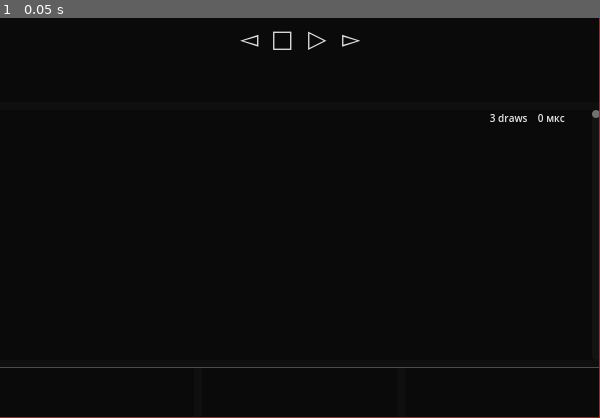
Above: before the commit, frame 1.
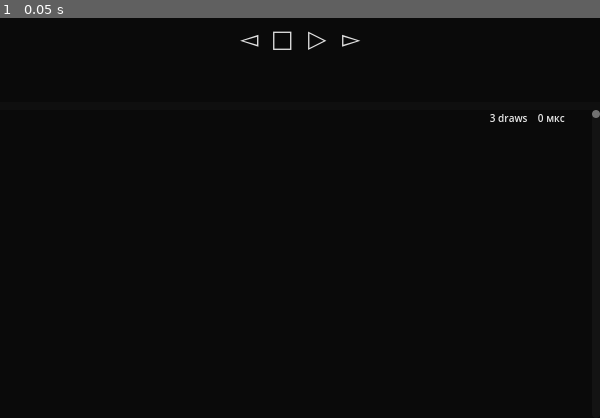
Above: after the commit, the same moment.

Repository: AncRad/tag-player-prototype
Game: Godot game, scene res://main.tscn
The game is run twice, just before and just after one commit, with the same random seed, the same clock (stepped at 60 frames per second) and the same inputs.
Inputs:
- Up to frame 1 (0.05 s): no input

The runs differ from the first frame. In frame 1, 0.7% of the frame differs, in the area x 0-100%, y 0-100%.

Commit message:
переход на 4.4.

Diff:
--- a/main.tscn
+++ b/main.tscn
@@ -1,12 +1,10 @@
-[gd_scene load_steps=10 format=3 uid="uid://cwjb1imduvk04"]
+[gd_scene load_steps=8 format=3 uid="uid://cwjb1imduvk04"]
 
-[ext_resource type="Script" path="res://core/player/player.gd" id="1_if8um"]
+[ext_resource type="Script" uid="uid://dc4pt45c60sys" path="res://core/player/player.gd" id="1_if8um"]
 [ext_resource type="Resource" uid="uid://bn1oi81qkphlm" path="res://core/playback.tres" id="2_nwl3h"]
 [ext_resource type="PackedScene" uid="uid://dbitt37u6u746" path="res://core/data_base_holder.tscn" id="3_plvy5"]
-[ext_resource type="Script" path="res://gui/panel_control/panel_control.gd" id="5_4umh2"]
 [ext_resource type="PackedScene" uid="uid://cp0o32wj18o0x" path="res://gui/player_panel/player_panel.tscn" id="5_nwobq"]
 [ext_resource type="PackedScene" uid="uid://mqs6rjv3osx0" path="res://gui/track_list/track_list.tscn" id="6_cwg7h"]
-[ext_resource type="StyleBox" uid="uid://cyvqocfgjh0ll" path="res://gui/background.stylebox" id="7_kni80"]
 
 [sub_resource type="GDScript" id="GDScript_pp3fc"]
 script/source = "extends Node
@@ -111,13 +109,6 @@
 [node name="VBoxContainer" type="VBoxContainer" parent="GUI"]
 layout_mode = 2
 theme_override_constants/separation = 8
-script = ExtResource("5_4umh2")
-
-[node name="TrackList2" parent="GUI/VBoxContainer" instance=ExtResource("6_cwg7h")]
-visible = false
-layout_mode = 2
-size_flags_vertical = 3
-size_flags_stretch_ratio = 99.5862
 
 [node name="PlayerPanel" parent="GUI/VBoxContainer" instance=ExtResource("5_nwobq")]
 layout_mode = 2
@@ -126,29 +117,4 @@
 [node name="TrackList" parent="GUI/VBoxContainer" instance=ExtResource("6_cwg7h")]
 layout_mode = 2
 size_flags_vertical = 3
-size_flags_stretch_ratio = 253.687
-
-[node name="HBoxContainer" type="HBoxContainer" parent="GUI/VBoxContainer"]
-layout_mode = 2
-size_flags_vertical = 3
-size_flags_stretch_ratio = 50.3125
-theme_override_constants/separation = 8
-script = ExtResource("5_4umh2")
-
-[node name="Control" type="Panel" parent="GUI/VBoxContainer/HBoxContainer"]
-layout_mode = 2
-size_flags_horizontal = 3
-size_flags_stretch_ratio = 194.667
-theme_override_styles/panel = ExtResource("7_kni80")
-
-[node name="Control2" type="Panel" parent="GUI/VBoxContainer/HBoxContainer"]
-layout_mode = 2
-size_flags_horizontal = 3
-size_flags_stretch_ratio = 194.667
-theme_override_styles/panel = ExtResource("7_kni80")
-
-[node name="Control3" type="Panel" parent="GUI/VBoxContainer/HBoxContainer"]
-layout_mode = 2
-size_flags_horizontal = 3
-size_flags_stretch_ratio = 194.667
-theme_override_styles/panel = ExtResource("7_kni80")
+size_flags_stretch_ratio = 312.0
--- a/project.godot
+++ b/project.godot
@@ -12,7 +12,7 @@
 
 config/name="TagPlayer"
 run/main_scene="res://main.tscn"
-config/features=PackedStringArray("4.2", "Forward Plus")
+config/features=PackedStringArray("4.4", "Forward Plus")
 run/low_processor_mode=true
 config/icon="res://application/icon.svg"
 
@@ -41,27 +41,27 @@
 
 track_list_start_find={
 "deadzone": 0.5,
-"events": [Object(InputEventKey,"resource_local_to_scene":fa …(166 unchanged characters)… keycode":0,"key_label":0,"unicode":102,"echo":false,"script":null)
+"events": [Object(InputEventKey,"resource_local_to_scene":fa …(166 unchanged characters)… keycode":0,"key_label":0,"unicode":102,"location":0,"echo":false,"script":null)
 ]
 }
 track_list_panel_create_find_list={
 "deadzone": 0.5,
-"events": [Object(InputEventKey,"resource_local_to_scene":fa …(162 unchanged characters)… _keycode":70,"key_label":0,"unicode":0,"echo":false,"script":null)
+"events": [Object(InputEventKey,"resource_local_to_scene":fa …(162 unchanged characters)… _keycode":70,"key_label":0,"unicode":0,"location":0,"echo":false,"script":null)
 ]
 }
 track_list_current_track_focus={
 "deadzone": 0.5,
-"events": [Object(InputEventKey,"resource_local_to_scene":fa …(172 unchanged characters)… eycode":70,"key_label":0,"unicode":102,"echo":false,"script":null)
+"events": [Object(InputEventKey,"resource_local_to_scene":fa …(172 unchanged characters)… eycode":70,"key_label":0,"unicode":102,"location":0,"echo":false,"script":null)
 ]
 }
 track_list_select_all={
 "deadzone": 0.5,
-"events": [Object(InputEventKey,"resource_local_to_scene":fa …(163 unchanged characters)… _keycode":65,"key_label":0,"unicode":0,"echo":false,"script":null)
+"events": [Object(InputEventKey,"resource_local_to_scene":fa …(163 unchanged characters)… _keycode":65,"key_label":0,"unicode":0,"location":0,"echo":false,"script":null)
 ]
 }
 track_list_select_modifer={
 "deadzone": 0.5,
-"events": [Object(InputEventKey,"resource_local_to_scene":fa …(187 unchanged characters)… 194326,"key_label":4194326,"unicode":0,"echo":false,"script":null)
+"events": [Object(InputEventKey,"resource_local_to_scene":fa …(187 unchanged characters)… 194326,"key_label":4194326,"unicode":0,"location":0,"echo":false,"script":null)
 ]
 }
 find_expression_edit_selected_tag_scroll_left={
Not shown: 1 places in core/data_base.tres that only renumber resources
Not shown: 1 places in core/data_base_holder.tscn that only renumber resources
Not shown: 1 places in core/data_base_ordered.tres that only renumber resources
Not shown: 1 places in core/playback.tres that only renumber resources
Binary file changed: gui/find_panel/empty.stylebox
Not shown: 1 places in gui/find_panel/find_expression_edit.tscn that only renumber resources
Binary file changed: gui/find_panel/menu_panel.theme
Not shown: 1 places in gui/menu_panel/menu_panel.tscn that only renumber resources
Not shown: 1 places in gui/player_panel/player_button.tscn that only renumber resources
Binary file changed: gui/player_panel/player_buttons.theme
Not shown: 1 places in gui/player_panel/player_buttons.tscn that only renumber resources
Not shown: 1 places in gui/player_panel/player_panel.tscn that only renumber resources
(and 2 more such lines)
